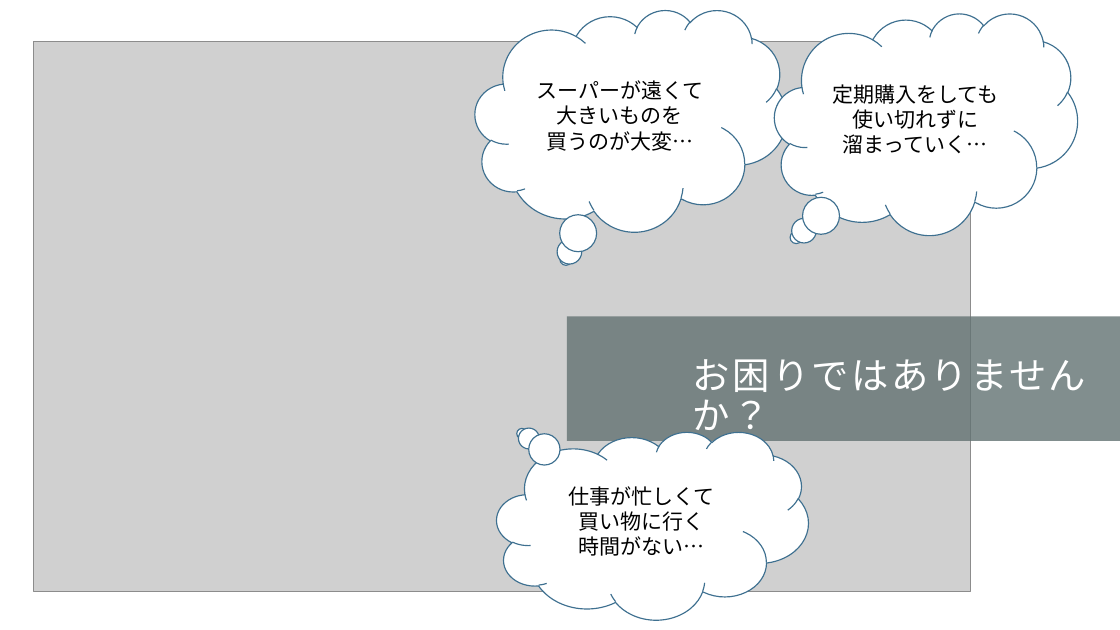
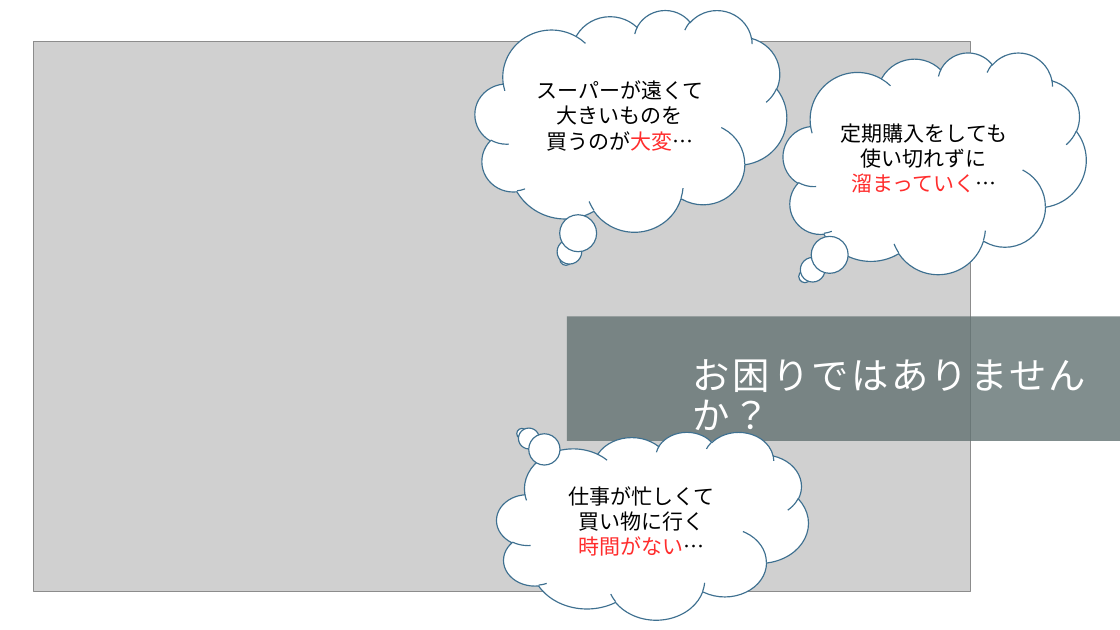
Before and after one commit to dojo2023/C-5, a slide deck: slide 2 of doc/SubsKeeper_CM.pptx. Drawn at 1120x630 pixels with LibreOffice and Linux fonts; fonts in the diff are those of the drawing; grey boxes stand for pictures. Boxes give left, top, right and bottom in pixels: in the first picture for what was removed or moved away, otherwise in the second. Text is boxed around its words. In the diff, an @@ line names an element or a change of style, - is before the commit and + after.

Commit message:
CM

```diff
--- a/doc/SubsKeeper_CM.pptx
+++ b/doc/SubsKeeper_CM.pptx
@@ thought cloud "定期購入をしても": place and size @@
-thought cloud "定期購入をしても" at bbox=[775, 13, 1078, 235]
+thought cloud "定期購入をしても" at bbox=[783, 52, 1086, 274]
@@ text in thought cloud at bbox=[546, 131, 693, 151]: text colour #000000 to #FF2D2D in "買うのが大変…" @@
@@ text in thought cloud at bbox=[851, 173, 996, 193]: text colour #000000 to #FF2D2D in "溜まっていく…" @@
@@ text in thought cloud at bbox=[578, 536, 704, 556]: text colour #000000 to #FF2D2D in "時間がない…" @@
```
Also in this commit, not shown: 3 other slides changed, 1 slide added.
